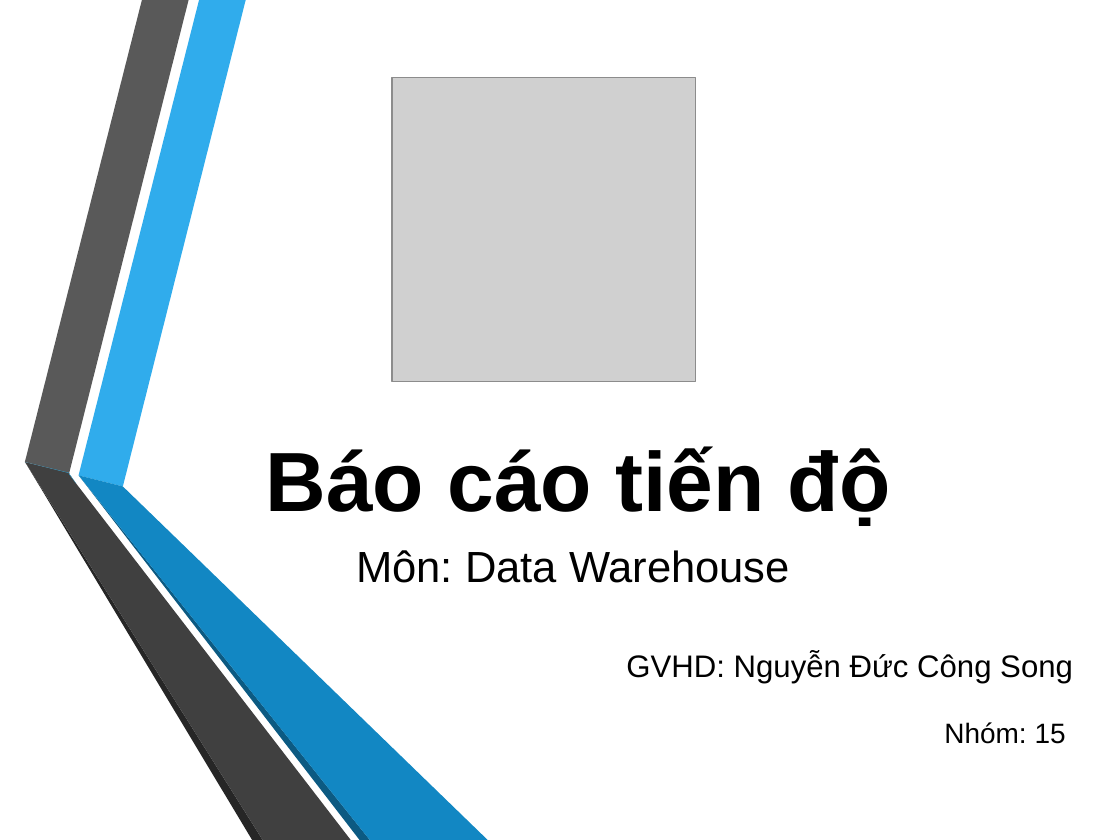
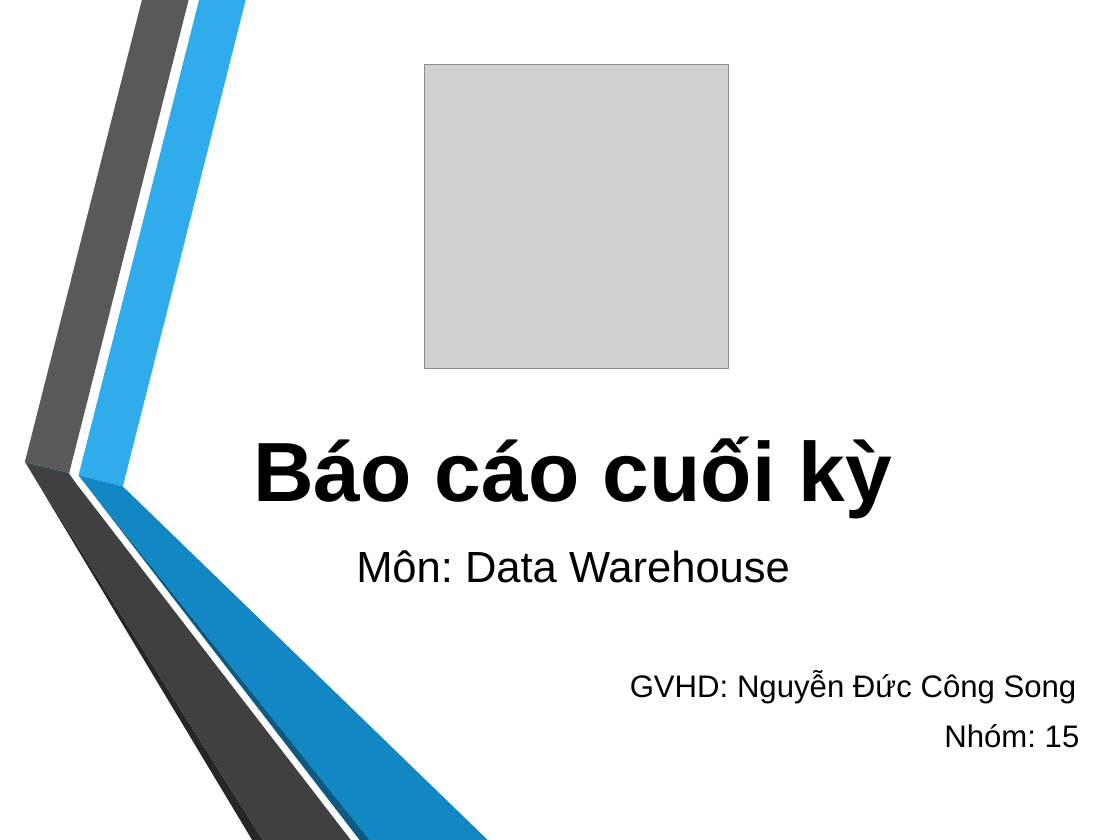
Before and after one commit to ThanhHiep1998/DataWarehouse_nhom15, a slide deck: slide 1 of DataWarehouse_2020_chieu_nhom15.pptx. Drawn at 1120x840 pixels with LibreOffice and Linux fonts; fonts in the diff are those of the drawing; grey boxes stand for pictures; background and template pictures are left out. Boxes give left, top, right and bottom in pixels: in the first picture for what was removed or moved away, otherwise in the second. Text is boxed around its words. In the diff, an @@ line names an element or a change of style, - is before the commit and + after.

```diff
--- a/DataWarehouse_2020_chieu_nhom15.pptx
+++ b/DataWarehouse_2020_chieu_nhom15.pptx
@@ picture: place and size @@
-picture at (392,77,696,381)
+picture at (424,65,728,368)
@@ text at (253,436,892,516): text changed @@
-Báo cáo tiến độ
+Báo cáo cuối kỳ
@@ text "GVHD: Nguyễn Đức Công Song": place and size @@
-text "GVHD: Nguyễn Đức Công Song" at (626,652,1073,683)
+text "GVHD: Nguyễn Đức Công Song" at (630,672,1077,703)
@@ text "Nhóm: 15" at (944,724,1080,748): size 18 to 20 pt @@
```
Also in this commit, not shown: 2 other slides changed.
